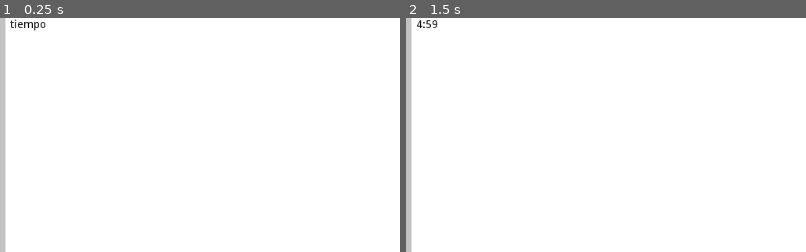
Above: before the commit, frames 1-2 (left to right).
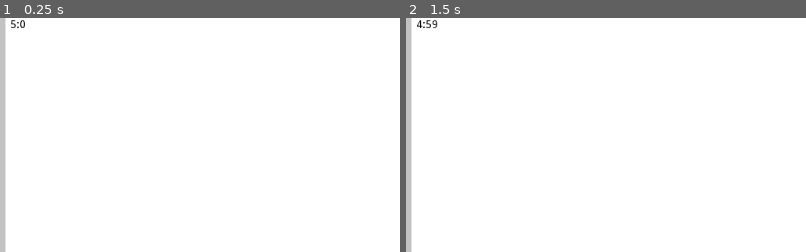
Above: after the commit, the same moments.

Repository: beluamat29/idv-final-boss-amat-bogado
Game: Godot game, scene res://src/Main.tscn
The game is run twice, just before and just after one commit, with the same random seed, the same clock (stepped at 60 frames per second) and the same inputs.
Inputs (mouse positions are % of the whole screen's width and height, from its top left):
- Up to frame 1 (0.25 s): no input
- Up to frame 2 (1.5 s): tap Enter at 0.5 s; move the mouse to (72, 45) at 0.52 s; press the mouse at (72, 45) at 0.53 s; move the mouse to (30, 55) at 1.27 s; release the mouse at (30, 55) at 1.28 s; click (30, 55) at 1.35 s
The pictures show only the part of the screen within x 0-50%, y 0-50%; the shares and areas given below are measured in that part.

The runs differ from the first frame. In frame 1, 0.2% of the frame differs, in the area x 2-12%, y 0-6%; in frame 2, nothing differs.

Commit message:
agrego tiempo inicial

Diff:
--- a/src/Time.gd
+++ b/src/Time.gd
@@ -5,7 +5,7 @@
 
 # Called when the node enters the scene tree for the first time.
 func _ready():
-	pass # Replace with function body.
+	update_label(tiempoTotal)
 
 func update_label(tiempo):
 	label.text = String(tiempo/60) + ":" + String(tiempo%60)
